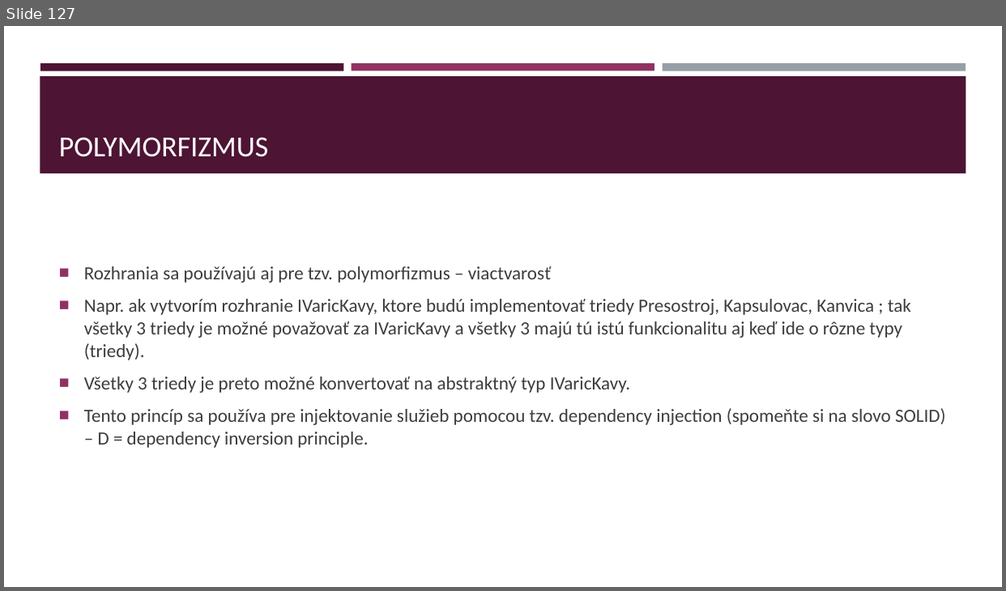
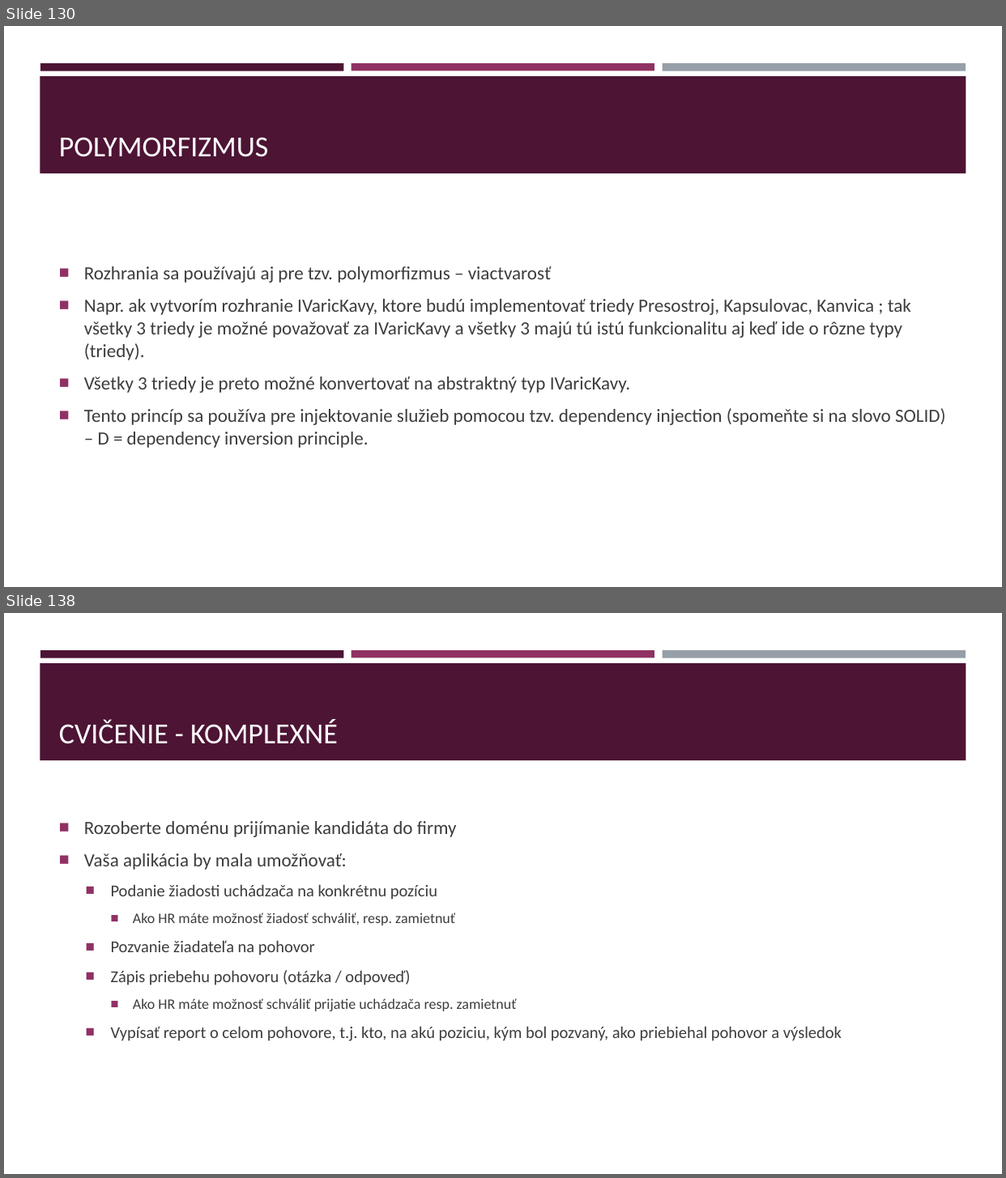
Before and after one commit to gasparv/java-class-basics, a slide deck: JavaZaklady-skolenie.pptx. Shown one above the other, each under a label of ours: slide 127 before the commit, slides 130 and 138 after it; the slides between them are not shown. The pictures are 1006x591 and 1006x1178 pixels, drawn with LibreOffice and Linux fonts; fonts in the diff are those of the drawing. Boxes give left, top, right and bottom in pixels: in the first picture for what was removed or moved away, otherwise in the second. Text is boxed around its words. In the diff, an @@ line names an element or a change of style, - is before the commit and + after.

```diff
--- a/JavaZaklady-skolenie.pptx
+++ b/JavaZaklady-skolenie.pptx
@@ slide 138 added at (4,613,1002,1174), background #FFFFFF; not listed: 4 template elements that a slide beside it also shows @@
@@ title added at (59,719,338,744), 28 pt, text #FFFFFF @@
+CVIČENIE - KOMPLEXNÉ
@@ text added at (84,821,842,1041), 16 pt, text #3D3D3D @@
+■ Rozoberte doménu prijímanie kandidáta do firmy
+■ Vaša aplikácia by mala umožňovať:
+  ■ Podanie žiadosti uchádzača na konkrétnu pozíciu
+    ■ Ako HR máte možnosť žiadosť schváliť, resp. zamietnuť
+  ■ Pozvanie žiadateľa na pohovor
+  ■ Zápis priebehu pohovoru (otázka / odpoveď)
+    ■ Ako HR máte možnosť schváliť prijatie uchádzača resp. zamietnuť
+  ■ Vypísať report o celom pohovore, t.j. kto, na akú poziciu, kým bol pozvaný, ako priebiehal pohovor a výsledok
@@ what was slide 127 is now slide 130 @@
```
Also in this commit, not shown: 7 slides changed, 22 other slides added.
